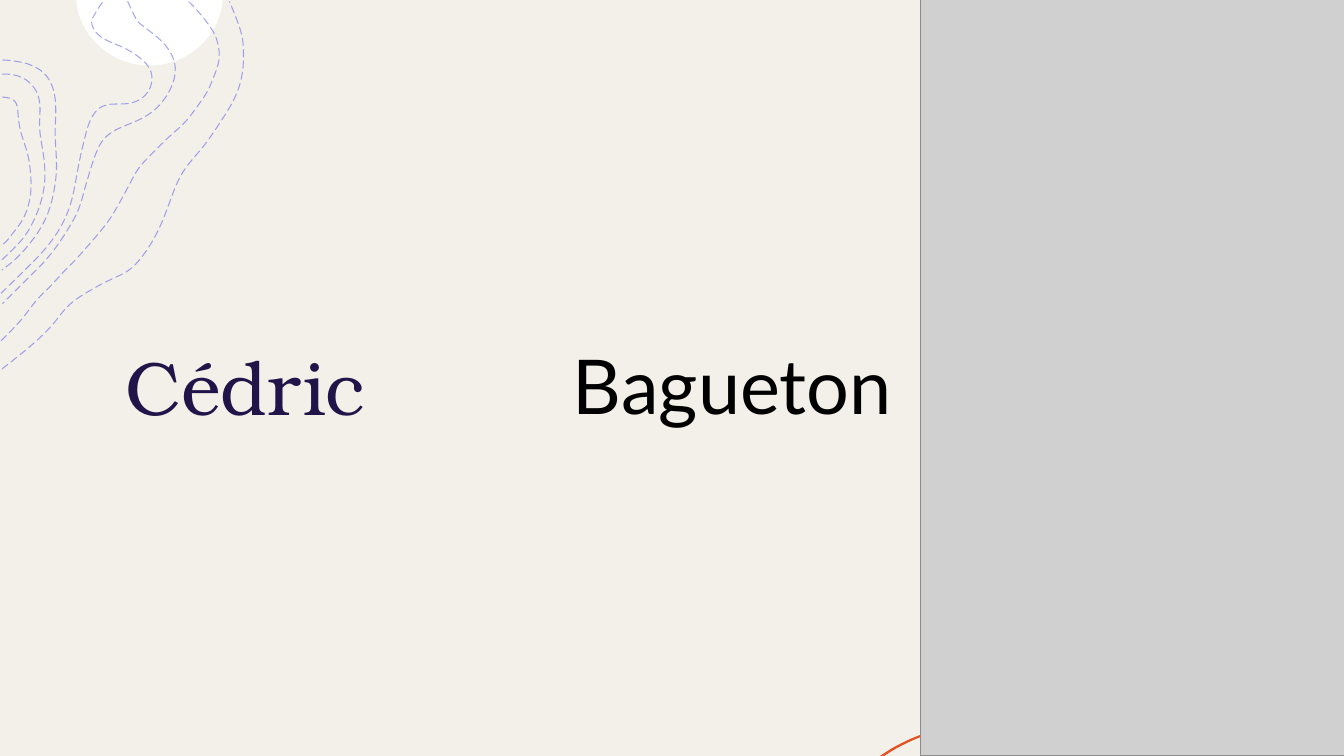
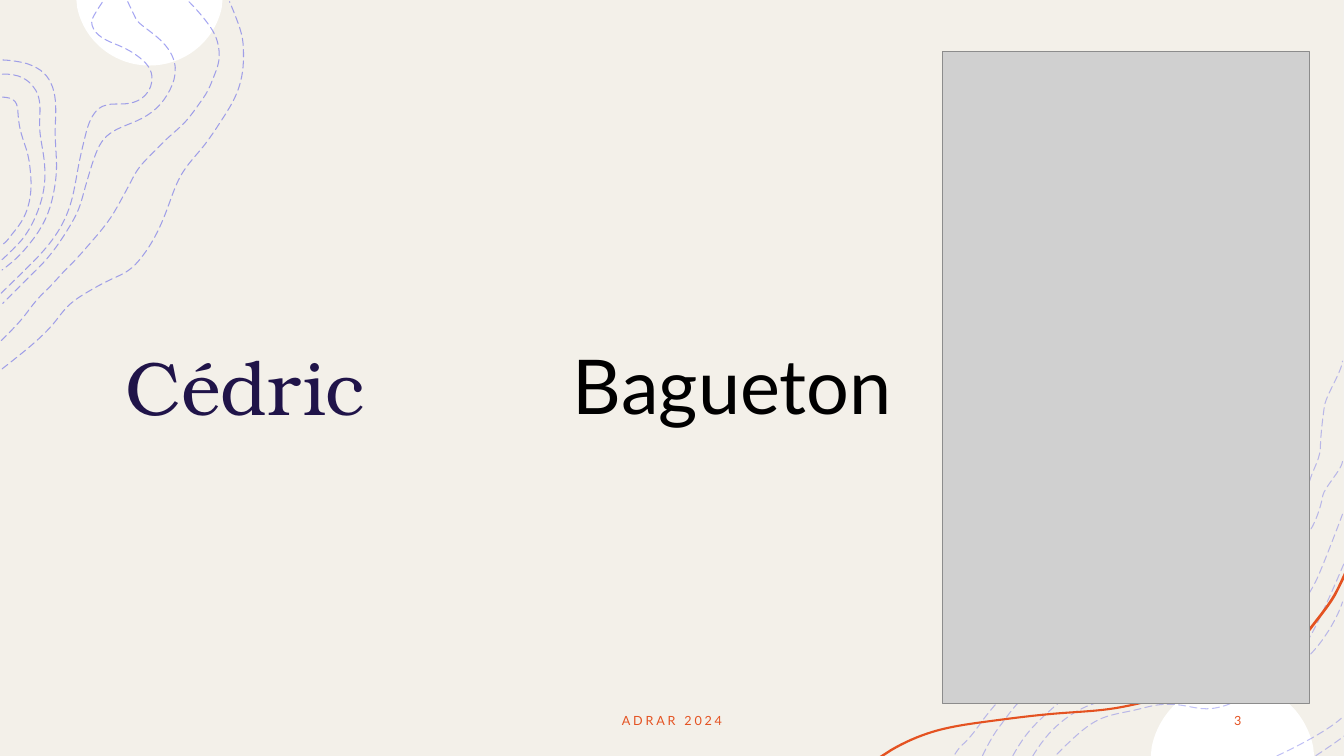
Before and after one commit to CedricSanchezGithub/fil_rouge, a slide deck: slide 3 of annexe/Présentation Orale English.pptx. Drawn at 1344x756 pixels with LibreOffice and Linux fonts; fonts in the diff are those of the drawing; grey boxes stand for pictures. Boxes give left, top, right and bottom in pixels: in the first picture for what was removed or moved away, otherwise in the second. Text is boxed around its words. In the diff, an @@ line names an element or a change of style, - is before the commit and + after.

```diff
--- a/annexe/Présentation Orale English.pptx
+++ b/annexe/Présentation Orale English.pptx
@@ picture: place and size @@
-picture at [921, 0, 1344, 756]
+picture at [943, 51, 1310, 704]
@@ freeform shape added at [955, 361, 1343, 754], outline #4D4EE6 0.75 pt dashed @@
@@ freeform shape added at [1058, 602, 1343, 754], outline #4D4EE6 0.75 pt dashed @@
@@ text added at [622, 716, 722, 725], 9 pt, text #E45221 @@
+ADRAR 2024
@@ page number added at [1234, 716, 1241, 725], 9 pt, text #E45221 @@
+3
```
Also in this commit, not shown: 23 other slides changed, 2 other files.
